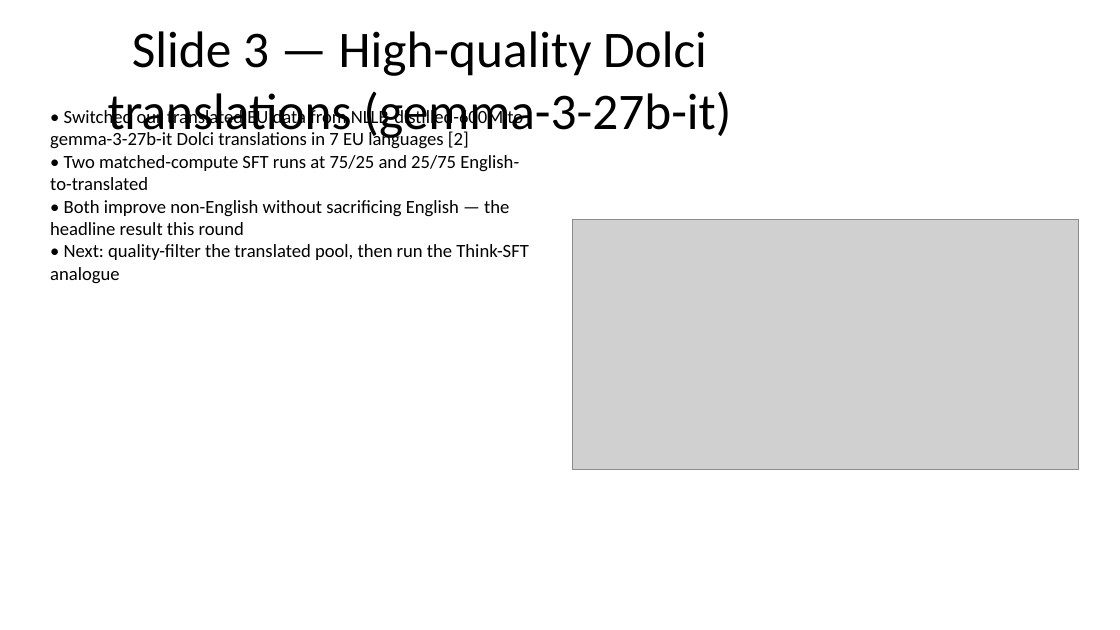
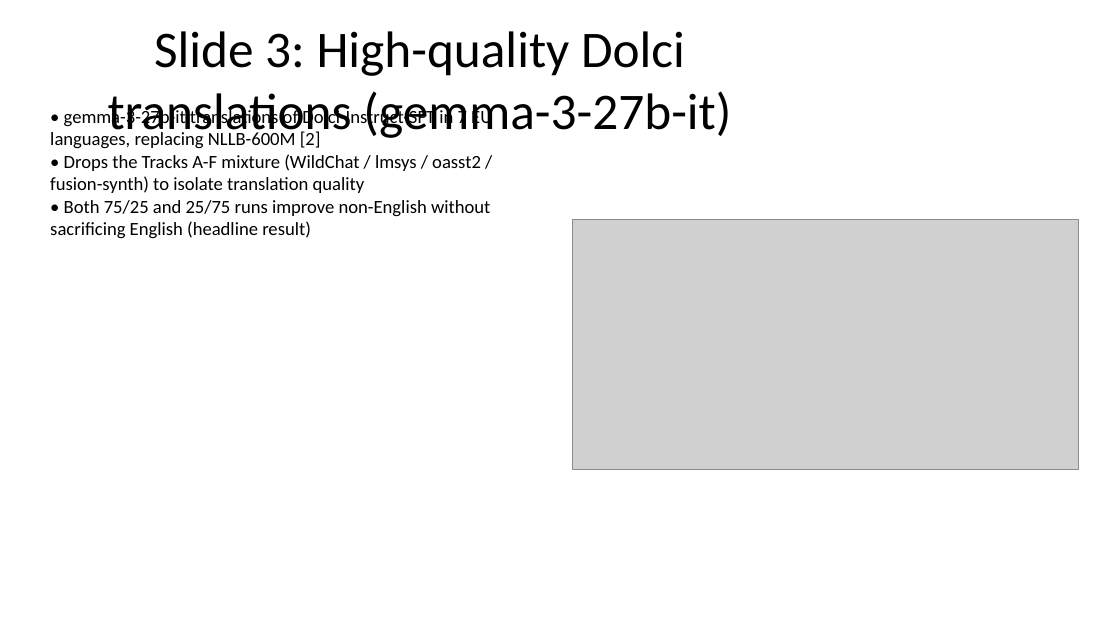
Before and after one commit to ferreirafabio/open-instruct, a slide deck: slide 4 of oellm/meetings/llms4eu_wp4/2026-04-28.pptx. Drawn at 1120x630 pixels with LibreOffice and Linux fonts; fonts in the diff are those of the drawing; grey boxes stand for pictures. Boxes give left, top, right and bottom in pixels: in the first picture for what was removed or moved away, otherwise in the second. Text is boxed around its words. In the diff, an @@ line names an element or a change of style, - is before the commit and + after.

```diff
--- a/oellm/meetings/llms4eu_wp4/2026-04-28.pptx
+++ b/oellm/meetings/llms4eu_wp4/2026-04-28.pptx
@@ title at [108,31,731,141]: text changed @@
-Slide 3 — High-quality Dolci translations (gemma-3-27b-it)
+Slide 3: High-quality Dolci translations (gemma-3-27b-it)
@@ text at [50,108,492,239]: text changed @@
-• Switched our translated EU data from NLLB-distilled-600M to gemma-3-27b-it Dolci translations in 7 EU languages [2]
-• Two matched-compute SFT runs at 75/25 and 25/75 English-to-translated
-• Both improve non-English without sacrificing English — the headline result this round
-• Next: quality-filter the translated pool, then run the Think-SFT analogue
+• gemma-3-27b-it translations of Dolci-Instruct-SFT in 7 EU languages, replacing NLLB-600M [2]
+• Drops the Tracks A-F mixture (WildChat / lmsys / oasst2 / fusion-synth) to isolate translation quality
+• Both 75/25 and 25/75 runs improve non-English without sacrificing English (headline result)
```
Also in this commit, not shown: 6 other slides changed, 2 other files.
